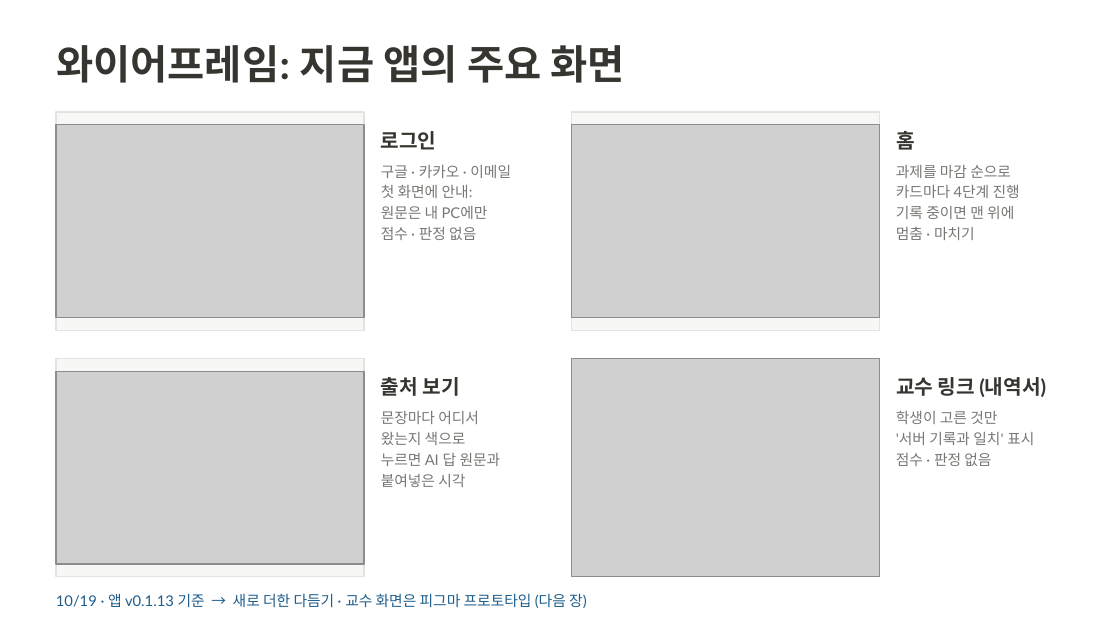
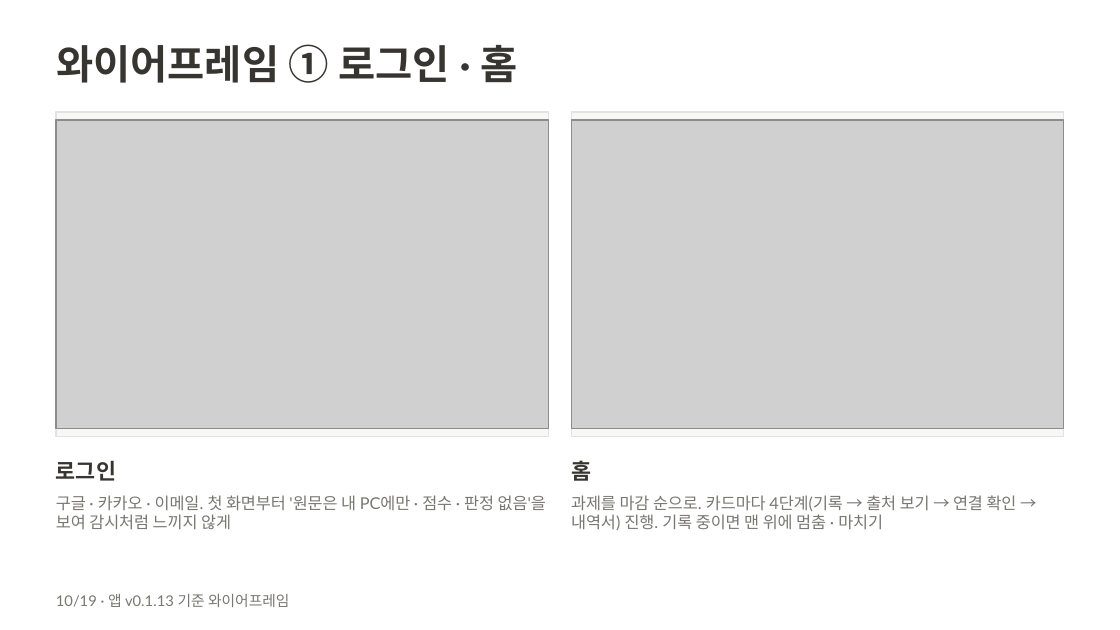
Before and after one commit to 20233014-KYH/trace, a slide deck: slide 7 of deck/중간발표_김용현.pptx. Drawn at 1120x630 pixels with LibreOffice and Linux fonts; fonts in the diff are those of the drawing; grey boxes stand for pictures. Boxes give left, top, right and bottom in pixels: in the first picture for what was removed or moved away, otherwise in the second. Text is boxed around its words. In the diff, an @@ line names an element or a change of style, - is before the commit and + after.

```diff
--- a/deck/중간발표_김용현.pptx
+++ b/deck/중간발표_김용현.pptx
@@ title at box(56, 44, 517, 83): text changed @@
-와이어프레임: 지금 앱의 주요 화면
+와이어프레임 ① 로그인 · 홈
@@ rectangle: place and size @@
-rectangle at box(56, 112, 364, 330)
+rectangle at box(56, 112, 549, 437)
@@ rectangle: place and size @@
-rectangle at box(571, 112, 879, 330)
+rectangle at box(571, 112, 1064, 437)
@@ picture: place and size @@
-picture at box(56, 124, 364, 317)
+picture at box(56, 120, 549, 429)
@@ picture: place and size @@
-picture at box(571, 124, 879, 317)
+picture at box(571, 120, 1064, 429)
@@ rectangle removed at box(56, 358, 364, 577) @@
@@ rectangle removed at box(571, 358, 879, 577) @@
@@ picture removed at box(571, 358, 879, 576) @@
@@ picture removed at box(56, 371, 364, 563) @@
@@ text removed at box(381, 377, 460, 396) @@
-출처 보기
@@ text removed at box(896, 377, 1046, 397) @@
-교수 링크 (내역서)
@@ text removed at box(381, 411, 501, 487) @@
-문장마다 어디서
-왔는지 색으로
-누르면 AI 답 원문과
-붙여넣은 시각
@@ text removed at box(896, 411, 1034, 466) @@
-학생이 고른 것만
-'서버 기록과 일치' 표시
-점수 · 판정 없음
@@ text "로그인": place and size @@
-text "로그인" at box(381, 131, 437, 150)
+text "로그인" at box(56, 460, 116, 481)
@@ text "로그인" at box(56, 460, 116, 481): size 13 to 14 pt @@
@@ text "홈" at box(571, 460, 591, 481): size 13 to 14 pt @@
@@ text "홈": place and size @@
-text "홈" at box(896, 131, 915, 150)
+text "홈" at box(571, 460, 591, 481)
@@ text at box(56, 495, 546, 530): text changed; size 9.5 to 10.5 pt @@
-구글 · 카카오 · 이메일
-첫 화면에 안내:
-원문은 내 PC에만
-점수 · 판정 없음
+구글 · 카카오 · 이메일. 첫 화면부터 '원문은 내 PC에만 · 점수 · 판정 없음'을 보여 감시처럼 느끼지 않게
@@ text at box(571, 495, 1017, 530): text changed; size 9.5 to 10.5 pt @@
-과제를 마감 순으로
-카드마다 4단계 진행
-기록 중이면 맨 위에
-멈춤 · 마치기
+과제를 마감 순으로. 카드마다 4단계(기록 → 출처 보기 → 연결 확인 → 내역서) 진행. 기록 중이면 맨 위에 멈춤 · 마치기
@@ text at box(56, 594, 289, 607): text changed; text colour #1F5E8C to #787774 @@
-10/19 · 앱 v0.1.13 기준 → 새로 더한 다듬기 · 교수 화면은 피그마 프로토타입 (다음 장)
+10/19 · 앱 v0.1.13 기준 와이어프레임
```
Also in this commit, not shown: 4 other slides changed, 1 slide added, 1 slide removed, 1 other file.
